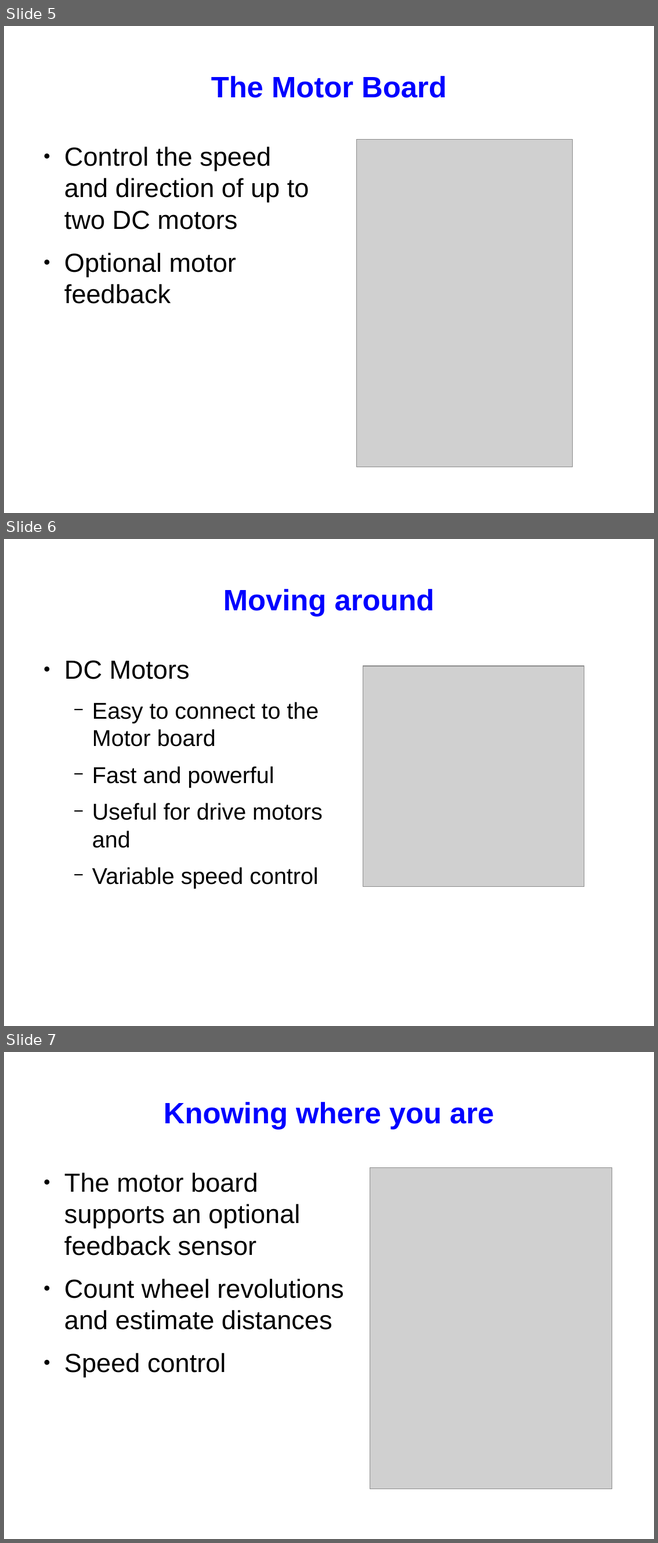
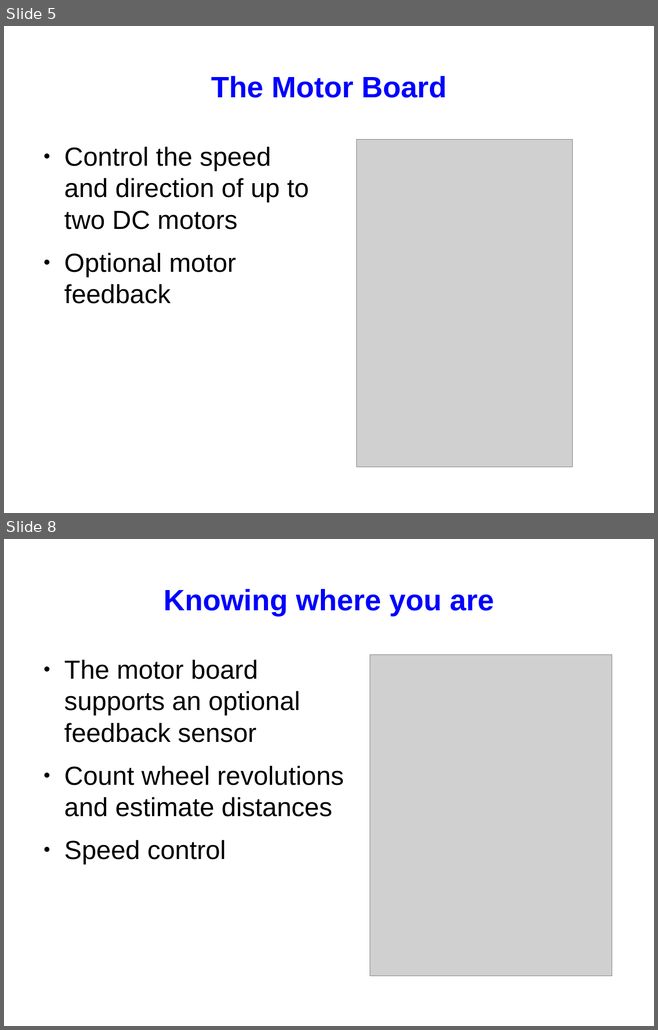
Before and after one commit to srobo/subversion-archive, a slide deck: KickStart/kickstart-08/presentations/kickstart-elec-presentation.odp. Shown one above the other, each under a label of ours: slides 5, 6 and 7 before the commit, slides 5 and 8 after it; the slides between them are not shown. The pictures are 658x1543 and 658x1030 pixels, drawn with LibreOffice and Linux fonts; fonts in the diff are those of the drawing; grey boxes stand for pictures. Boxes give left, top, right and bottom in pixels: in the first picture for what was removed or moved away, otherwise in the second. Text is boxed around its words. In the diff, an @@ line names an element or a change of style, - is before the commit and + after.

```diff
--- a/KickStart/kickstart-08/presentations/kickstart-elec-presentation.odp
+++ b/KickStart/kickstart-08/presentations/kickstart-elec-presentation.odp
@@ slide 6 removed at (4,539,654,1026), background #FFFFFF @@
@@ title removed at (223,589,434,617) @@
-Moving around
@@ text removed at (64,660,322,889) @@
-● DC Motors
-  − Easy to connect to the Motor board
-  − Fast and powerful
-  − Useful for drive motors and
-  − Variable speed control
@@ picture removed at (363,667,584,888) @@
@@ what was slide 7 is now slide 8 @@
```
Also in this commit, not shown: 2 slides changed, 3 slides added.
